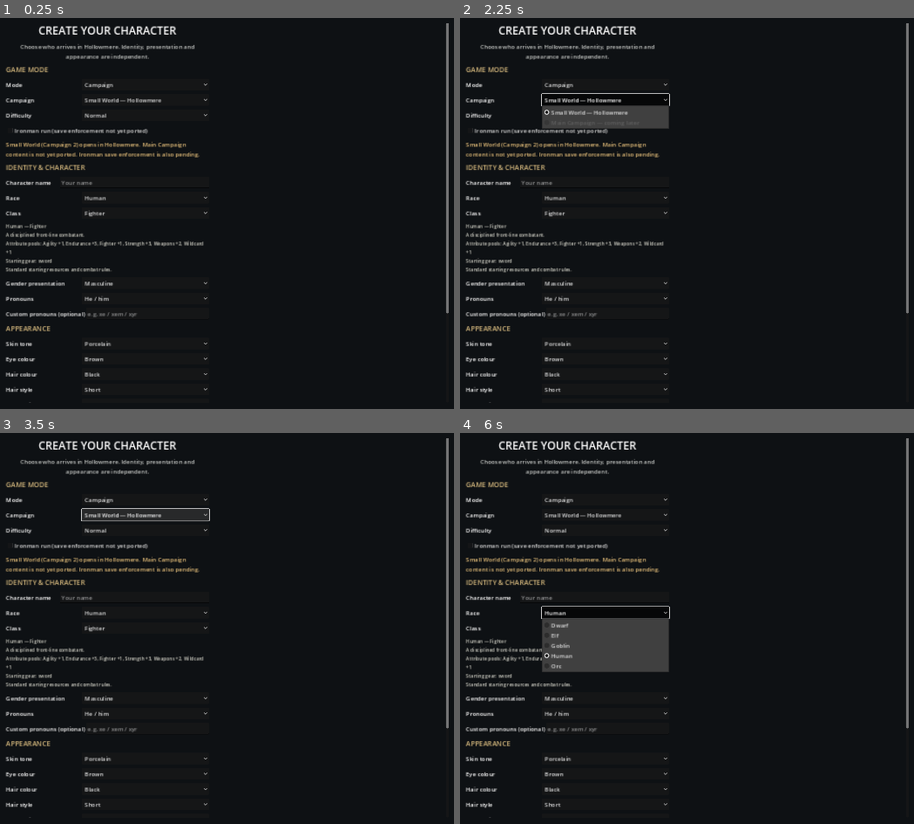
Above: before the commit, frames 1-4 (two rows, left to right).
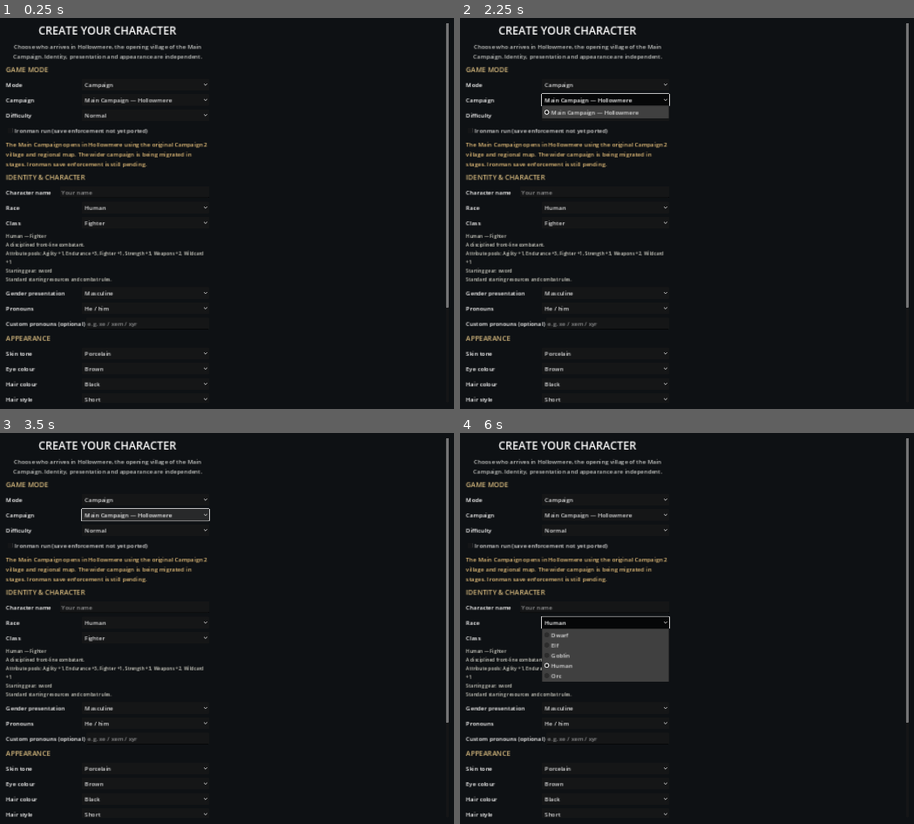
Above: after the commit, the same moments.

Repository: ScottENOC/Silverhart-Saga-3D
Game: Godot game, scene res://scenes/main.tscn
Same seed, same stepped clock (60 frames per second), same inputs: the game is played once before the commit and once after it.
Inputs (mouse positions are in pixels of both pictures, inside the frame that each line leads up to):
- Up to frame 1 (0.25 s): no input
- Up to frame 2 (2.25 s): click "Campaign" at 0.5 s; click "Campaign" at 1.25 s; click (605, 100) at 2 s, where only the run after the commit has a clickable "Main Campaign — Hollowmere"
- Up to frame 3 (3.5 s): click (145, 515) at 2.75 s, where only the run after the commit has a clickable "Main Campaign — Hollowmere"
- Up to frame 4 (6 s): click "Normal" at 3.5 s; click "Normal" at 4.25 s; click (605, 515) at 5 s, where only the run before the commit has a clickable "Small World — Hollowmere"; click "Human" at 5.75 s

The runs differ from the first frame. In frame 1, 5.6% of the frame differs, in the area x 1-99%, y 6-99%; in frame 2, 6.4%; in frame 3, 5.6%; in frame 4, 6.8%.

Commit message:
Make Hollowmere the Main Campaign and add regional world map (#52)
* Add source-backed Main Campaign world map data

* Add Main Campaign strategic map panel

* Document Main Campaign and world map plan

* Make Hollowmere the Main Campaign start option

* Add the Main Campaign world map to the Hollow Tankard HUD

* Label the Hollowmere loading stage as the Main Campaign

* Test Main Campaign world map geography and locations

* Update port register for Main Campaign world map

* Wire the strategic map panel into the Hollow Tankard

* Select the Main Campaign instead of the placeholder small world

* Load Main Campaign map data in regression tests

* Harden world map panel input and drawing

Diff:
--- /dev/null
+++ b/scripts/ui/main_campaign_world_map.gd
@@ -0,0 +1,140 @@
+extends CanvasLayer
+## Strategic reference map for the Main Campaign. This is not yet a travel UI.
+
+const MAP_DATA = preload("res://scripts/world/main_campaign_world_map_data.gd")
+
+var map_view: Control
+
+func _ready() -> void:
+    layer = 150
+    visible = false
+    _build_panel()
+
+func _build_panel() -> void:
+    var backdrop := ColorRect.new()
+    backdrop.color = Color(0.015, 0.02, 0.03, 0.88)
+    backdrop.set_anchors_and_offsets_preset(Control.PRESET_FULL_RECT)
+    add_child(backdrop)
+
+    var centre := CenterContainer.new()
+    centre.set_anchors_and_offsets_preset(Control.PRESET_FULL_RECT)
+    add_child(centre)
+
+    var panel := PanelContainer.new()
+    panel.custom_minimum_size = Vector2(800.0, 600.0)
+    centre.add_child(panel)
+
+    var layout := VBoxContainer.new()
+    layout.add_theme_constant_override("separation", 8)
+    panel.add_child(layout)
+
+    var header := HBoxContainer.new()
+    layout.add_child(header)
+
+    var title := Label.new()
+    title.text = "THE SILVERHART REALMS"
+    title.add_theme_font_size_override("font_size", 22)
+    title.size_flags_horizontal = Control.SIZE_EXPAND_FILL
+    header.add_child(title)
+
+    var close_button := Button.new()
+    close_button.text = "Close"
+    close_button.pressed.connect(func(): hide())
+    header.add_child(close_button)
+
+    var subtitle := Label.new()
+    subtitle.text = "MAIN CAMPAIGN  •  REGIONAL OVERVIEW  •  16 × 16 HEXES"
+    subtitle.add_theme_color_override("font_color", Color(0.78, 0.76, 0.68))
+    layout.add_child(subtitle)
+
+    map_view = WorldMapView.new()
+    map_view.custom_minimum_size = Vector2(760.0, 440.0)
+    map_view.size_flags_horizontal = Control.SIZE_EXPAND_FILL
+    layout.add_child(map_view)
+
+    var locations := Label.new()
+    locations.text = "K  Silverhart     V  Millbrook     V  Hollowmere (start)     T  Reddale\nV  Emberlode     F  Old Mac's Farmstead"
+    locations.horizontal_alignment = HORIZONTAL_ALIGNMENT_CENTER
+    locations.autowrap_mode = TextServer.AUTOWRAP_WORD_SMART
+    layout.add_child(locations)
+
+    var note := Label.new()
+    note.text = "Human lands: west and centre  •  Orc tribes: east  •  Dwarven mountains: north-east  •  Elven forest: south\nReference map only: travel routes, fog of war and location discovery are future campaign work."
+    note.horizontal_alignment = HORIZONTAL_ALIGNMENT_CENTER
+    note.autowrap_mode = TextServer.AUTOWRAP_WORD_SMART
+    note.add_theme_font_size_override("font_size", 12)
+    note.add_theme_color_override("font_color", Color(0.72, 0.73, 0.70))
+    layout.add_child(note)
+
+func toggle_panel() -> void:
+    visible = not visible
+    if visible and map_view != null:
+        map_view.queue_redraw()
+
+func _unhandled_input(event: InputEvent) -> void:
+    if not visible or not (event is InputEventKey):
+        return
+    var key_event := event as InputEventKey
+    if key_event.pressed and not key_event.echo and key_event.keycode == KEY_ESCAPE:
+        hide()
+        get_viewport().set_input_as_handled()
+
+class WorldMapView extends Control:
+    const DATA = preload("res://scripts/world/main_campaign_world_map_data.gd")
+    const HEX_RADIUS: float = 14.0
+
+    func _draw() -> void:
+        var grid := DATA.generate_grid()
+        var x_step := HEX_RADIUS * 1.5
+        var y_step := sqrt(3.0) * HEX_RADIUS
+        var map_width := float(DATA.WORLD_SIZE - 1) * x_step + HEX_RADIUS * 2.0
+        var map_height := float(DATA.WORLD_SIZE - 1) * y_step + y_step
+        var origin := Vector2((size.x - map_width) * 0.5 + HEX_RADIUS, (size.y - map_height) * 0.5 + HEX_RADIUS)
+
+        for column in range(DATA.WORLD_SIZE):
+            for row in range(DATA.WORLD_SIZE):
+                var centre := _cell_centre(column, row, origin, x_step, y_step)
+                var points := _hex_points(centre)
+                var cell: Dictionary = grid[row][column]
+                draw_colored_polygon(points, _terrain_colour(String(cell["terrain"])))
+                var outline: PackedVector2Array = points.duplicate()
+                outline.append(points[0])
+                draw_polyline(outline, _faction_colour(String(cell["faction"])), 1.4, true)
+
+        var river_points := PackedVector2Array()
+        for cell in DATA.RIVER_PATH:
+            river_points.append(_cell_centre(cell.x, cell.y, origin, x_step, y_step))
+        draw_polyline(river_points, Color("#62c7e8"), 3.0, true)
+
+        for location in DATA.LOCATIONS:
+            var cell: Vector2i = location["cell"]
+            var centre := _cell_centre(cell.x, cell.y, origin, x_step, y_step)
+            draw_circle(centre, 6.0, Color("#f4d17a"))
+            draw_circle(centre, 3.2, Color("#30291b"))
+            draw_string(ThemeDB.fallback_font, centre + Vector2(-3.0, 3.5), String(location["short"]), HORIZONTAL_ALIGNMENT_LEFT, -1.0, 9, Color("#fff4d4"))
+
+    func _cell_centre(column: int, row: int, origin: Vector2, x_step: float, y_step: float) -> Vector2:
+        return origin + Vector2(float(column) * x_step, float(row) * y_step + (column % 2) * y_step * 0.5)
+
+    func _hex_points(centre: Vector2) -> PackedVector2Array:
+        var points := PackedVector2Array()
+        for index in range(6):
+            var angle := deg_to_rad(-30.0 + float(index) * 60.0)
+            points.append(centre + Vector2(cos(angle), sin(angle)) * HEX_RADIUS)
+        return points
+
+    func _terrain_colour(terrain: String) -> Color:
+        match terrain:
+            "ocean": return Color("#075b91")
+            "forest": return Color("#245b32")
+            "mountain": return Color("#777b7c")
+            "hills": return Color("#9b806c")
+            _: return Color("#63834d")
+
+    func _faction_colour(faction: String) -> Color:
+        match faction:
+            "humans": return Color("#e6e2d4")
+            "elves": return Color("#00d878")
+            "dwarves": return Color("#f4d000")
+            "orcs": return Color("#ff563e")
+            _: return Color("#416c86")
--- a/scripts/ui/player_character_creator.gd
+++ b/scripts/ui/player_character_creator.gd
@@ -75,7 +75,7 @@
     panel.add_child(title)
 
     var intro := Label.new()
-    intro.text = "Choose who arrives in Hollowmere. Identity, presentation and appearance are independent."
+    intro.text = "Choose who arrives in Hollowmere, the opening village of the Main Campaign. Identity, presentation and appearance are independent."
     intro.autowrap_mode = TextServer.AUTOWRAP_WORD_SMART
     intro.horizontal_alignment = HORIZONTAL_ALIGNMENT_CENTER
     intro.add_theme_color_override("font_color", Color(0.78, 0.79, 0.78))
@@ -83,10 +83,8 @@
 
     _section(panel, "GAME MODE")
     game_mode_select = _option_row(panel, "Mode", ["Campaign", "Arena"])
-    campaign_select = _option_row(panel, "Campaign", ["Small World — Hollowmere", "Main Campaign — coming later"])
+    campaign_select = _option_row(panel, "Campaign", ["Main Campaign — Hollowmere"])
     campaign_select.set_item_metadata(0, "2")
-    campaign_select.set_item_metadata(1, "3")
-    campaign_select.set_item_disabled(1, true)
     difficulty_select = _option_row(panel, "Difficulty", ["Easy", "Normal", "Hard"])
     for i in range(3):
         difficulty_select.set_item_metadata(i, ["easy", "normal", "hard"][i])
@@ -148,7 +146,7 @@
     panel.add_child(note)
 
     start_button = Button.new()
-    start_button.text = "BEGIN IN HOLLOWMERE"
+    start_button.text = "BEGIN MAIN CAMPAIGN"
     start_button.custom_minimum_size = Vector2(0, 52)
     start_button.pressed.connect(_finish)
     panel.add_child(start_button)
@@ -241,10 +239,10 @@
     var arena := game_mode_select.get_item_text(game_mode_select.selected) == "Arena"
     campaign_select.visible = not arena
     arena_rewards_check.visible = arena
-    mode_note.text = "Arena is selected, but its lobby and c …(71 unchanged characters)… ble Hollowmere opening." if arena else "Small World (Campaign 2) opens in Hollowmere. Main Campaign content is not yet ported. Ironman save enforcement is also pending."
+    mode_note.text = "Arena is selected, but its lobby and c …(71 unchanged characters)… ble Hollowmere opening." if arena else "The Main Campaign opens in Hollowmere using the original Campaign 2 village and regional map. The wider campaign is being migrated in stages. Ironman save enforcement is still pending."
     if start_button != null:
         start_button.disabled = arena
-        start_button.text = "ARENA MODE NOT YET AVAILABLE" if arena else "BEGIN IN HOLLOWMERE"
+        start_button.text = "ARENA MODE NOT YET AVAILABLE" if arena else "BEGIN MAIN CAMPAIGN"
 
 func _select_text(select: OptionButton, value: String) -> void:
     for index in range(select.item_count):
--- a/scripts/world/hollow_tankard.gd
+++ b/scripts/world/hollow_tankard.gd
@@ -5,6 +5,7 @@
 const ARA_CHARACTER_ACTOR = preload("res://scripts/presentation/ara_character_actor.gd")
 const REACTION_PROMPT_SCRIPT = preload("res://scripts/ui/reaction_prompt.gd")
 const CHARACTER_PANEL_SCRIPT = preload("res://scripts/ui/character_panel.gd")
+const WORLD_MAP_PANEL_SCRIPT = preload("res://scripts/ui/main_campaign_world_map.gd")
 const CHARACTER_CREATION_RULES = preload("res://scripts/simulation/character_creation_rules.gd")
 
 # First authored location: the Hollow Tankard and its immediate approach.
@@ -19,6 +20,7 @@
 var simulation: WorldSimulation
 var reaction_prompt: CanvasLayer
 var character_panel: CharacterPanel
+var world_map_panel: CanvasLayer
 var camera_rig: OrbitCameraRig
 var roof_group: Node3D
 var actor_by_id: Dictionary = {}
@@ -497,6 +499,13 @@
     character_panel_button.pressed.connect(_toggle_character_panel)
     layer.add_child(character_panel_button)
 
+    var world_map_button := Button.new()
+    world_map_button.text = "World Map"
+    world_map_button.position = Vector2(445.0, 54.0)
+    world_map_button.custom_minimum_size = Vector2(150.0, 42.0)
+    world_map_button.pressed.connect(_toggle_world_map)
+    layer.add_child(world_map_button)
+
     bra_toggle_button = Button.new()
     bra_toggle_button.text = "Bra: on"
     bra_toggle_button.position = Vector2(22.0, 104.0)
@@ -577,6 +586,10 @@
     layer.add_child(character_panel)
     character_panel.configure(simulation, active_character_id)
 
+    world_map_panel = WORLD_MAP_PANEL_SCRIPT.new() as CanvasLayer
+    world_map_panel.name = "MainCampaignWorldMap"
+    add_child(world_map_panel)
+
     # Reactions are requested by the simulation and displayed here. The UI
     # never decides eligibility or spends TP; it returns a choice ID only.
     reaction_prompt = REACTION_PROMPT_SCRIPT.new()
@@ -587,6 +600,10 @@
 func _toggle_character_panel() -> void:
     if character_panel != null:
         character_panel.toggle_panel()
+
+func _toggle_world_map() -> void:
+    if world_map_panel != null and world_map_panel.has_method("toggle_panel"):
+        world_map_panel.toggle_panel()
 
 
 func _on_reaction_requested(reactor_id: String, options: Array[Dictionary], request_id: int, _source_event_id: String) -> void:
--- /dev/null
+++ b/scripts/world/main_campaign_world_map_data.gd
@@ -0,0 +1,101 @@
+class_name MainCampaignWorldMapData
+extends RefCounted
+## Strategic 16x16 map translated from Hex-crpg/worldMap.js Campaign 2.
+## Local settlement maps remain separate, detailed axial hex maps.
+
+const WORLD_SIZE: int = 16
+const WORLD_HEX_SIZE: int = 130
+const HOLLOWMERE_ORIGIN := Vector2i(6, 6) # (column, row)
+
+# The river path is copied from the original Campaign 2 worldMap.js.
+const RIVER_PATH: Array[Vector2i] = [
+    Vector2i(1, 5), Vector2i(2, 5), Vector2i(3, 5), Vector2i(4, 5),
+    Vector2i(5, 5), Vector2i(6, 5), Vector2i(7, 5), Vector2i(8, 5),
+    Vector2i(9, 5), Vector2i(10, 5), Vector2i(11, 6), Vector2i(12, 6),
+    Vector2i(13, 5), Vector2i(14, 5), Vector2i(15, 4)
+]
+
+# These are the opening-region locations whose world-map positions are
+# explicit in the original Campaign 2 layout/comments. More distant POIs
+# should be added by converting their actual local axial coordinates with
+# world_cell_from_local_hex(), never by eyeballing the map.
+const LOCATIONS: Array[Dictionary] = [
+    {"id": "silverhart", "name": "Silverhart", "short": "K", "kind": "capital", "cell": Vector2i(6, 2)},
+    {"id": "millbrook", "name": "Millbrook", "short": "V", "kind": "village", "cell": Vector2i(6, 3)},
+    {"id": "emberlode", "name": "Emberlode", "short": "V", "kind": "village", "cell": Vector2i(4, 6)},
+    {"id": "hollowmere", "name": "Hollowmere", "short": "V", "kind": "starting_village", "cell": Vector2i(6, 6)},
+    {"id": "reddale", "name": "Reddale", "short": "T", "kind": "town", "cell": Vector2i(7, 6)},
+    {"id": "old_mac_farmstead", "name": "Old Mac's Farmstead", "short": "F", "kind": "farmstead", "cell": Vector2i(6, 7)}
+]
+
+static func world_cell_from_local_hex(local_hex: Vector2i) -> Vector2i:
+    # Return Vector2i(column, row), matching campaign2World.js's
+    # worldMapCellFromLocalHex() and the 16x16 world map's odd-q layout.
+    var column := HOLLOWMERE_ORIGIN.x + roundi(float(local_hex.x - 8) / float(WORLD_HEX_SIZE))
+    var row := HOLLOWMERE_ORIGIN.y + roundi(float(local_hex.y - 24) / float(WORLD_HEX_SIZE))
+    return Vector2i(column, row)
+
+static func generate_grid() -> Array:
+    var grid: Array = []
+    for row in range(WORLD_SIZE):
+        var cells: Array = []
+        for column in range(WORLD_SIZE):
+            var is_ocean := column < 2
+            var is_orc_lands := column >= 10
+            var is_mountain_range := column >= 12 and row < 5
+            var is_forest := not is_ocean and column <= 9 and row >= 12
+            var rough := _pseudo_random(float(column) * 2.3 + 5.0, float(row) * 1.7 + 3.0)
+
+            var terrain := "grass"
+            if is_ocean:
+                terrain = "ocean"
+            elif is_mountain_range:
+                terrain = "mountain"
+            elif is_forest:
+                terrain = "forest"
+            elif is_orc_lands and rough > 0.8:
+                terrain = "mountain"
+            elif is_orc_lands and rough > 0.6:
+                terrain = "hills"
+
+            var faction := ""
+            if not is_ocean:
+                if is_mountain_range:
+                    faction = "dwarves"
+                elif is_forest:
+                    faction = "elves"
+                elif is_orc_lands:
+                    faction = "orcs"
+                else:
+                    faction = "humans"
+
+            # The original map deliberately trades four border cells each
+            # way so the dwarves and orcs meet in the north-east.
+            if column >= 10 and column <= 11 and row <= 1:
+                faction = "dwarves"
+            if column >= 12 and column <= 15 and row == 4:
+                faction = "orcs"
+
+            cells.append({
+                "terrain": terrain,
+                "faction": faction,
+                "poi": {}
+            })
+        grid.append(cells)
+
+    for location in LOCATIONS:
+        var cell: Vector2i = location["cell"]
+        if cell.x >= 0 and cell.x < WORLD_SIZE and cell.y >= 0 and cell.y < WORLD_SIZE:
+            grid[cell.y][cell.x]["poi"] = location.duplicate(true)
+    return grid
+
+static func location_at(cell: Vector2i) -> Dictionary:
+    for location in LOCATIONS:
+        if location["cell"] == cell:
+            return location.duplicate(true)
+    return {}
+
+static func _pseudo_random(x: float, y: float) -> float:
+    # Same deterministic hash used by the original browser game.
+    var value := sin(x * 12.9898 + y * 78.233) * 43758.5453
+    return value - floorf(value)
--- a/scripts/world/world_root.gd
+++ b/scripts/world/world_root.gd
@@ -39,7 +39,7 @@
     centre.add_child(stack)
 
     var heading := Label.new()
-    heading.text = "ENTERING HOLLOWMERE"
+    heading.text = "ENTERING HOLLOWMERE — MAIN CAMPAIGN"
     heading.horizontal_alignment = HORIZONTAL_ALIGNMENT_CENTER
     heading.add_theme_font_size_override("font_size", 22)
     stack.add_child(heading)
--- a/tests/test_hollowmere_village.gd
+++ b/tests/test_hollowmere_village.gd
@@ -1,4 +1,6 @@
 extends SceneTree
+
+const MAIN_CAMPAIGN_MAP = preload("res://scripts/world/main_campaign_world_map_data.gd")
 
 func _initialize() -> void:
     _test_village_bounds_and_terrain()
@@ -81,3 +83,27 @@
         var spawn := Vector2i(int(coordinates[0]), int(coordinates[1]))
         assert(HollowmereVillageData.is_in_bounds(spawn), "%s spawn is outside Hollowmere" % profile["id"])
         assert(not HollowmereVillageData.is_blocked(spawn), "%s spawn is not traversable" % profile["id"])
+
+func _test_main_campaign_world_map() -> void:
+    var grid := MAIN_CAMPAIGN_MAP.generate_grid()
+    assert(grid.size() == 16, "The original Campaign 2 strategic map must have 16 rows")
+    for row in grid:
+        assert(row.size() == 16, "Every strategic map row must have 16 cells")
+
+    assert(grid[0][0]["terrain"] == "ocean", "The western edge should be ocean")
+    assert(grid[6][6]["faction"] == "humans", "Hollowmere should be in human lands")
+    assert(grid[15][5]["faction"] == "elves", "The southern forest belt should be elven territory")
+    assert(grid[1][14]["faction"] == "dwarves", "The north-east mountain block should be dwarven")
+    assert(grid[10][12]["faction"] == "orcs", "The eastern territory should be orc-held")
+
+    assert(grid[6][6]["poi"]["name"] == "Hollowmere", "Hollowmere must be the starting-village marker")
+    assert(grid[3][6]["poi"]["name"] == "Millbrook", "Millbrook should lie north of Hollowmere")
+    assert(grid[2][6]["poi"]["name"] == "Silverhart", "Silverhart should lie beyond Millbrook")
+    assert(grid[6][7]["poi"]["name"] == "Reddale", "Reddale should lie east of Hollowmere")
+    assert(grid[6][4]["poi"]["name"] == "Emberlode", "Emberlode should lie west of Hollowmere")
+    assert(grid[7][6]["poi"]["name"] == "Old Mac's Farmstead", "The farmstead should lie south of Hollowmere")
+
+    assert(MAIN_CAMPAIGN_MAP.RIVER_PATH.size() == 15, "The source river path should contain 15 strategic cells")
+    assert(MAIN_CAMPAIGN_MAP.RIVER_PATH[0] == Vector2i(1, 5))
+    assert(MAIN_CAMPAIGN_MAP.RIVER_PATH[14] == Vector2i(15, 4))
+    assert(MAIN_CAMPAIGN_MAP.world_cell_from_local_hex(Vector2i(8, 24)) == Vector2i(6, 6), "The local crossroads must map to Hollowmere's world cell")
Not shown, added: docs/MAIN_CAMPAIGN_WORLD_MAP_PLAN.md
Not shown, changed: docs/MECHANICS_PORT_REGISTER.md
